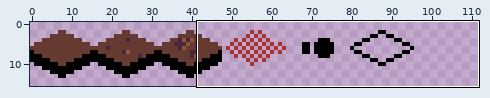
Sprite sheet -- assets/images/tilesets/grid-tiles.png. Above, an overview of the earlier version with the close-up marked.
Close-up. Earlier state:
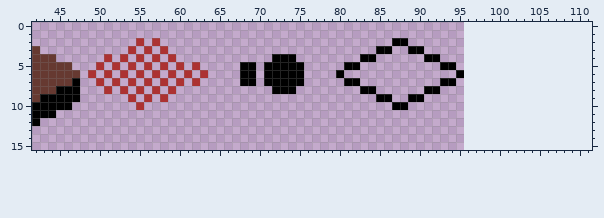
The file is 96x16 pixels. Shown: x 42..111, y 0..15. The old version is drawn lined up with the new one, on the new canvas.
And afterwards:
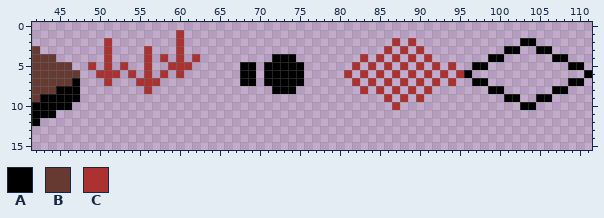
Palette (. is transparent): A #000000  B #663931  C #ac3232
Edits made:
canvas 96x16 -> 112x16
Colour A is added in row 2 at x 103 to 104; in row 3 at x 101 to 102 and 105 to 106; in row 4 at x 99 to 100 and 107 to 108; in row 5 at x 97 to 98 and 109 to 110; in row 6 at x 96 and 111; in row 7 at x 97 to 98 and 109 to 110.
Colour A is added in row 8 at x 99 to 100 and 107 to 108; in row 9 at x 101 to 102 and 105 to 106; in row 10 at x 103 to 104.
Colour C is added in row 1 at x 60; in row 2 at x 51, 60 and 89; in row 3 at x 51, 60 and 88; in row 4 at x 56, 58, 60, 62, 85, 87 and 89; in row 5 at x 49, 51, 53, 59, 61, 84, 86, 88, 90 and 92; in row 6 at x 50, 52, 54, 56, 58, 60, 81, 83, 85, 87, 89, 91 and 93.
Colour C is added in row 7 at x 51, 55, 57, 84, 86, 88, 90 and 92; in row 8 at x 56, 85, 87 and 89; in row 9 at x 88.
Colour C replaces colour A in row 2 at x 87; in row 3 at x 86 and 90; in row 4 at x 83 and 91; in row 5 at x 82 and 94; in row 6 at x 95; in row 7 at x 82 and 94.
Colour C replaces colour A in row 8 at x 83 and 91; in row 9 at x 86 and 90; in row 10 at x 87.
Colour A is gone in row 2 at x 88; in row 3 at x 85 and 89; in row 4 at x 84 and 92; in row 5 at x 81 and 93; in row 6 at x 80; in row 7 at x 81 and 93.
Colour A is gone in row 8 at x 84 and 92; in row 9 at x 85 and 89; in row 10 at x 88.
Colour C is gone in row 2 at x 55 and 57; in row 3 at x 54 and 58; in row 4 at x 53, 55, 57 and 59; in row 5 at x 50, 52, 54, 58 and 62; in row 6 at x 49, 53, 55, 57, 59, 61 and 63; in row 7 at x 50, 52, 54, 58, 60 and 62.
Colour C is gone in row 8 at x 51, 53, 55, 57 and 59; in row 9 at x 54, 56 and 58; in row 10 at x 55.
Pixel boxes of the changes (left, top, right, bottom) in both close-ups:
changed: (88, 30, 208, 110)
changed: (336, 38, 592, 110)
